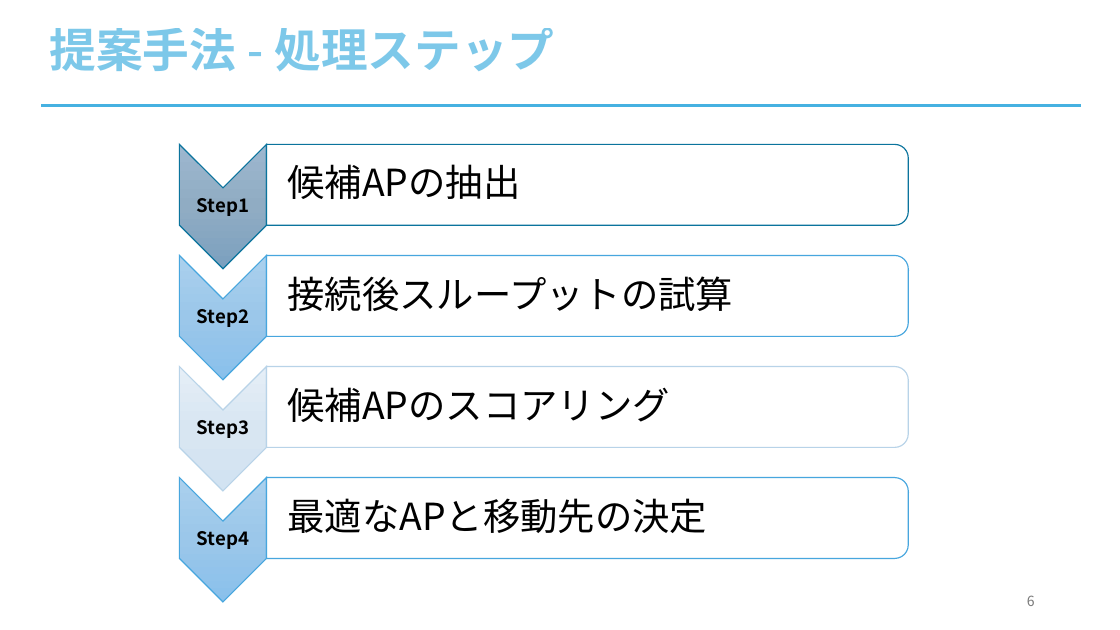
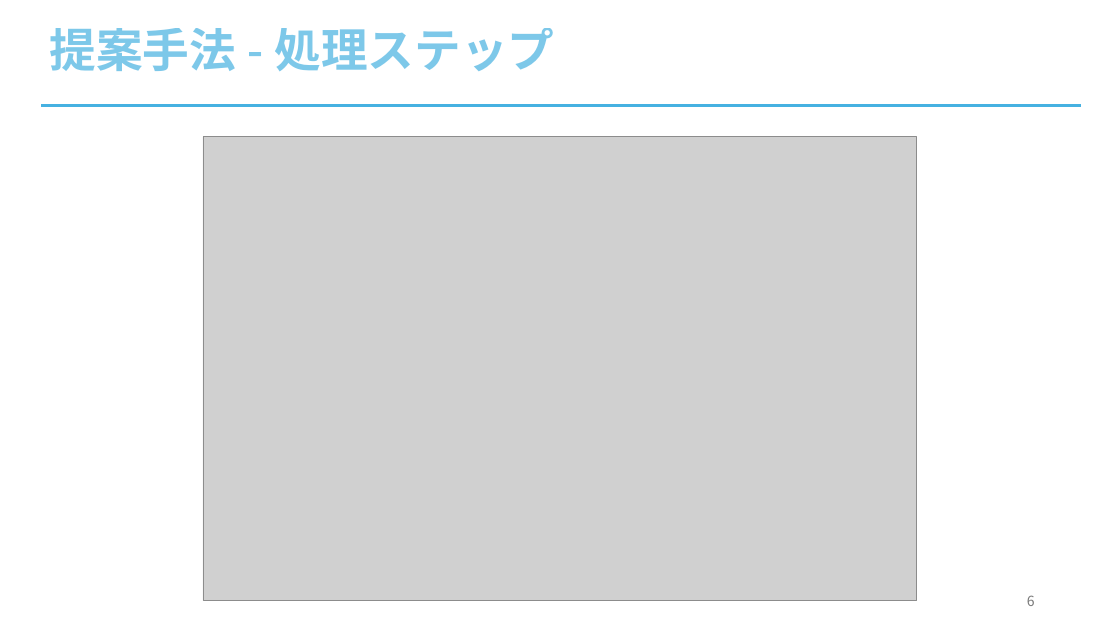
Before and after one commit to M-K-1218/kamikawa_2025_Midterm_Presentation, a slide deck: slide 7 of 発表用スライド_中間発表.pptx. Drawn at 1120x630 pixels with LibreOffice and Linux fonts; fonts in the diff are those of the drawing; grey boxes stand for pictures. Boxes give left, top, right and bottom in pixels: in the first picture for what was removed or moved away, otherwise in the second. Text is boxed around its words. In the diff, an @@ line names an element or a change of style, - is before the commit and + after.

```diff
--- a/発表用スライド_中間発表.pptx
+++ b/発表用スライド_中間発表.pptx
@@ picture added at (203,137,918,601) @@
@@ group removed at (179,145,908,602): 8 texts, 4 chevrons, 4 round same rects @@
-Step1
-  候補APの抽出
-Step2
-  接続後スループットの試算
-Step3
-  候補APのスコアリング
-Step4
-  最適なAPと移動先の決定
```
Also in this commit, not shown: 1 other slide changed, 16 slides removed, 9 other files.
